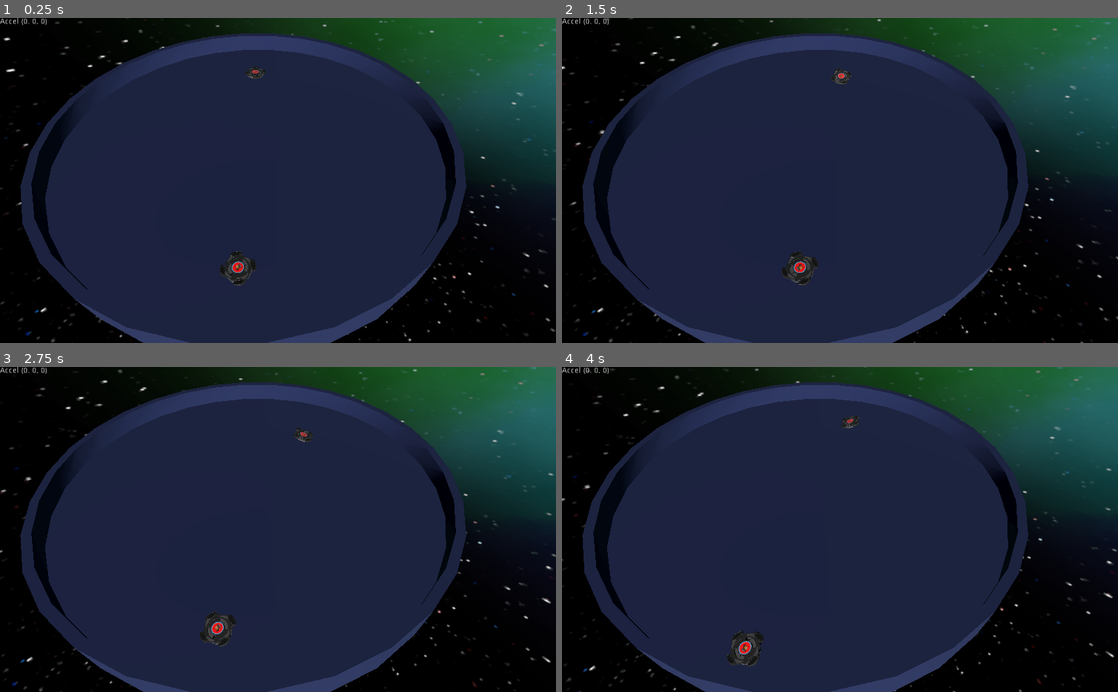
Above: before the commit, frames 1-4 (two rows, left to right).
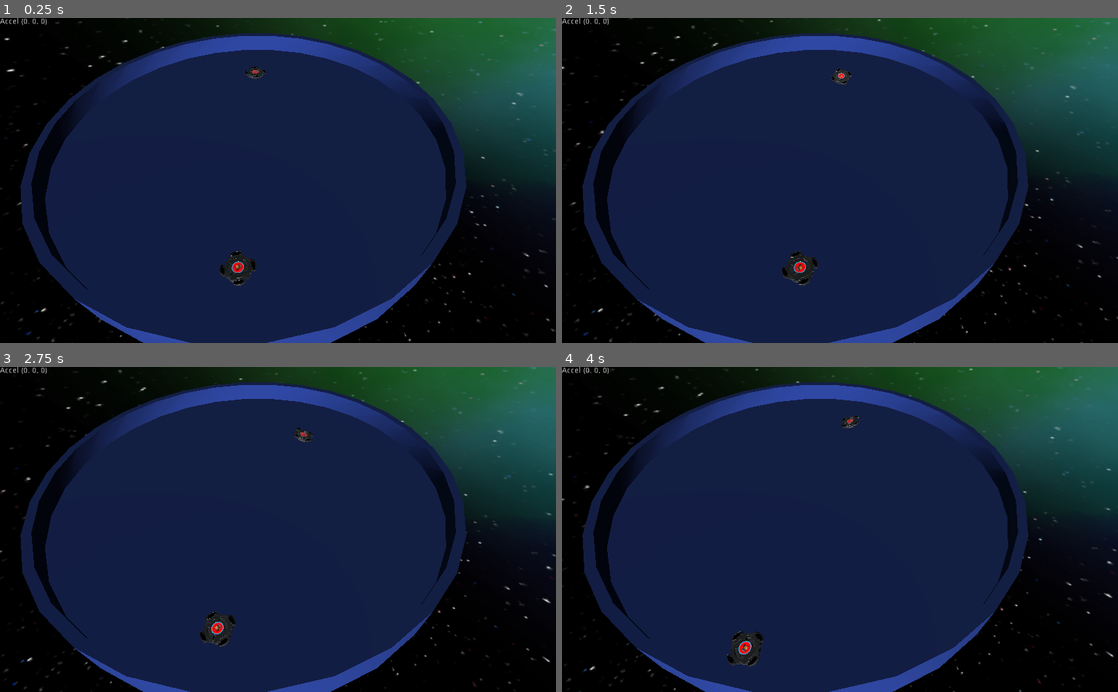
Above: after the commit, the same moments.

Repository: gilzoide/1JAM-Uno
Game: Godot game, scene res://Main.tscn
Two runs of this game, one before a commit and one after it. Both use one fixed random seed, a clock stepped at 60 frames per second and the inputs below.
Inputs:
- Up to frame 1 (0.25 s): no input
- Up to frame 2 (1.5 s): hold Right (ui_right) 0.53-1.28 s; hold Down (ui_down) from 1.28 s (still down)
- Up to frame 3 (2.75 s): release Down (ui_down) at 2.03 s; hold Right (ui_right) from 2.03 s (still down)
- Up to frame 4 (4 s): release Right (ui_right) at 2.78 s; hold Up (ui_up) 2.78-3.53 s; hold Left (ui_left) from 3.53 s (still down)

The runs differ from the first frame. In frame 1, 3.6% of the frame differs, in the area x 0-100%, y 1-100%; in frame 2, 3.6%; in frame 3, 3.6%; in frame 4, 3.6%, in the area x 0-100%, y 0-100%.

Commit message:
Troca pra GLES2, pra suportar mais devices (incluindo o meu)

Diff:
--- a/project.godot
+++ b/project.godot
@@ -27,4 +27,6 @@
 
 [rendering]
 
+quality/driver/driver_name="GLES2"
+vram_compression/import_etc=true
 environment/default_environment="res://default_env.tres"
Not shown, changed: piao/Dranzerbeast.png.import
Not shown, changed: piao/gradients.png.import
Not shown, changed: piao/patches_green.png.import
Not shown, changed: .gitignore
